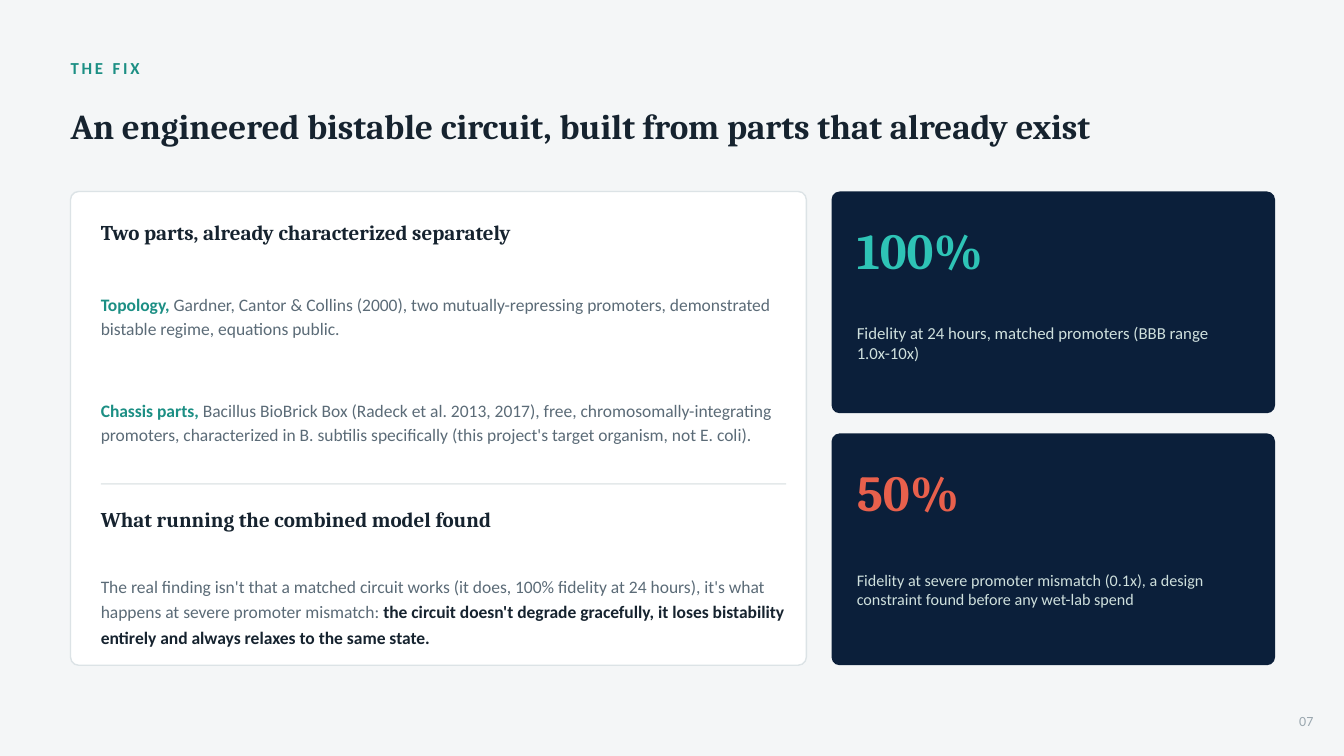
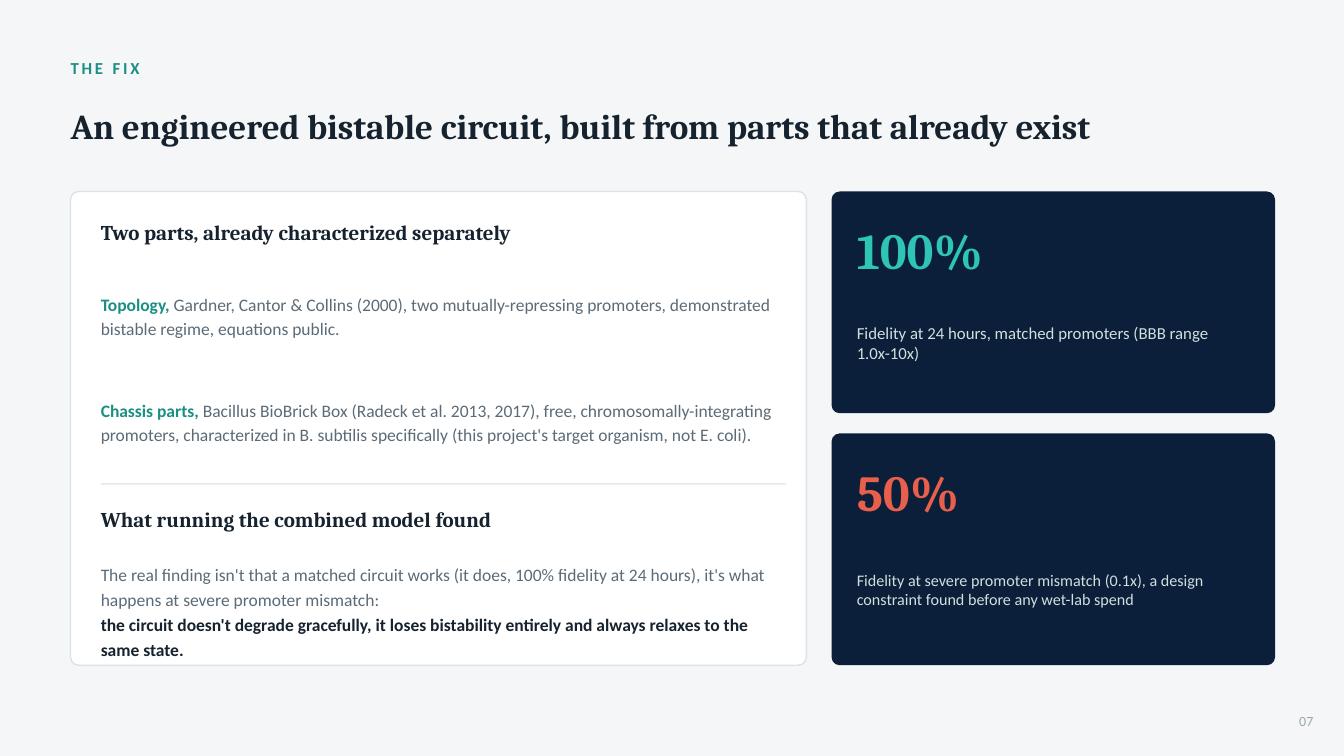
Before and after one commit to rewired89/Acheron, a slide deck: slide 7 of docs/pitch/Acheron_Pitch_Deck.pptx. Drawn at 1344x756 pixels with LibreOffice and Linux fonts; fonts in the diff are those of the drawing. Boxes give left, top, right and bottom in pixels: in the first picture for what was removed or moved away, otherwise in the second. Text is boxed around its words. In the diff, an @@ line names an element or a change of style, - is before the commit and + after.

```diff
--- a/docs/pitch/Acheron_Pitch_Deck.pptx
+++ b/docs/pitch/Acheron_Pitch_Deck.pptx
@@ text at [101,568,765,656]: text changed @@
-The real finding isn't that a matched circuit works (it does, 100% fidelity at 24 hours), it's what happens at severe promoter mismatch: the circuit doesn't degrade gracefully, it loses bistability entirely and always relaxes to the same state.
+The real finding isn't that a matched circuit works (it does, 100% fidelity at 24 hours), it's what happens at severe promoter mismatch:
+the circuit doesn't degrade gracefully, it loses bistability entirely and always relaxes to the same state.
```
Also in this commit, not shown: 2 other slides changed, 1 other file.
